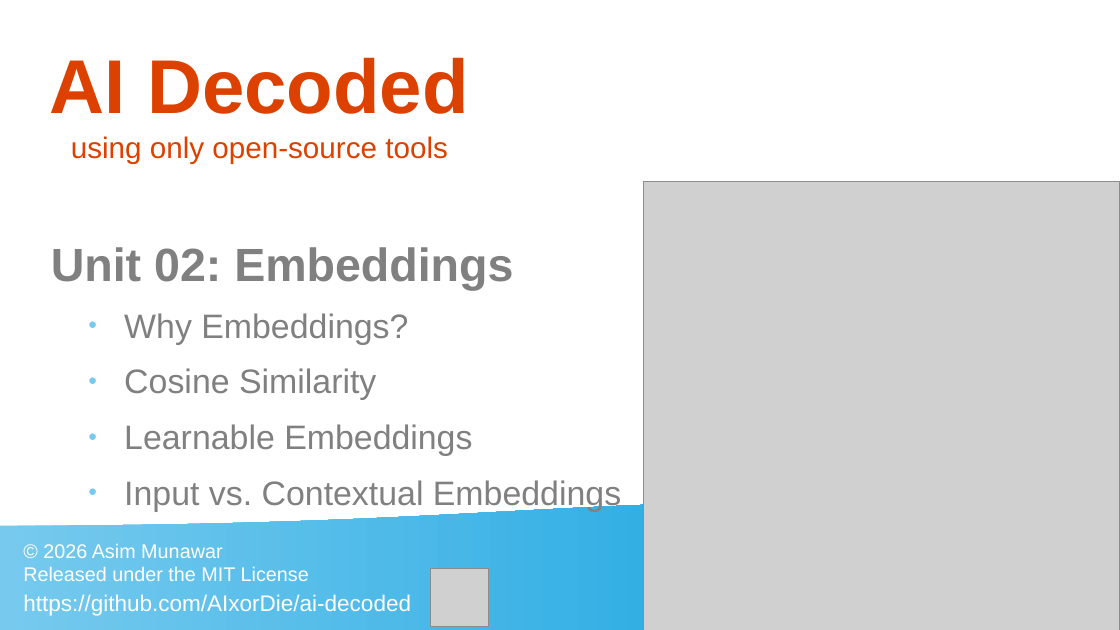
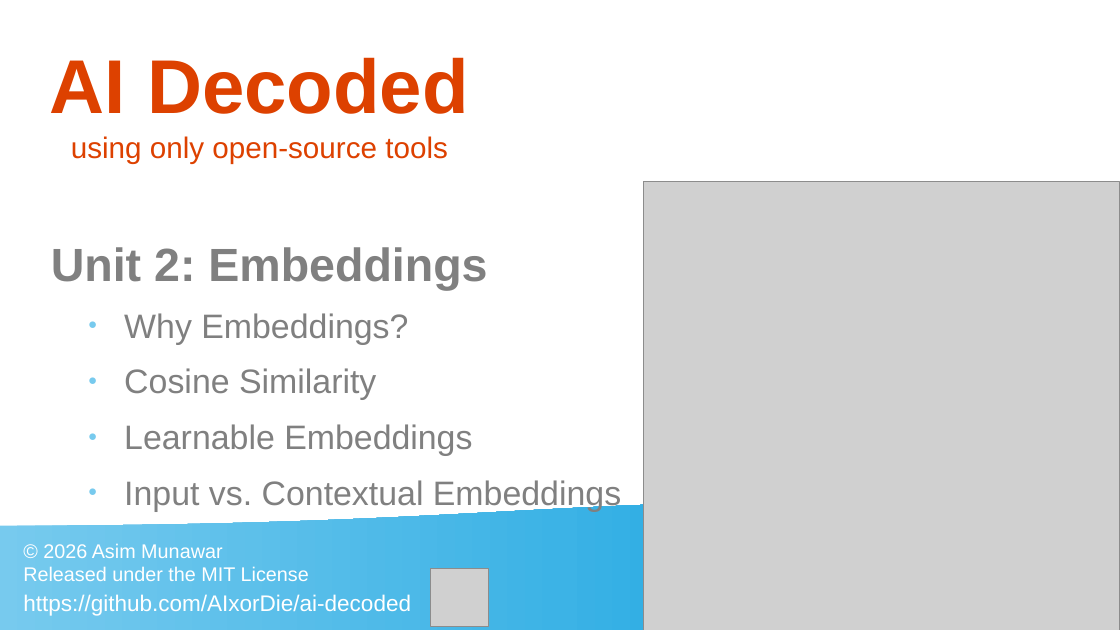
Before and after one commit to AIxorDie/ai-decoded, a slide deck: slide 3 of helping_materials/Thumbnails.odp. Drawn at 1120x630 pixels with LibreOffice and Linux fonts; fonts in the diff are those of the drawing; grey boxes stand for pictures. Boxes give left, top, right and bottom in pixels: in the first picture for what was removed or moved away, otherwise in the second. Text is boxed around its words. In the diff, an @@ line names an element or a change of style, - is before the commit and + after.

```diff
--- a/helping_materials/Thumbnails.odp
+++ b/helping_materials/Thumbnails.odp
@@ title at box(51, 247, 487, 291): text changed @@
-Unit 02: Embeddings
+Unit 2: Embeddings
```
Also in this commit, not shown: 3 other slides changed, 3 slides added, 6 other files.
